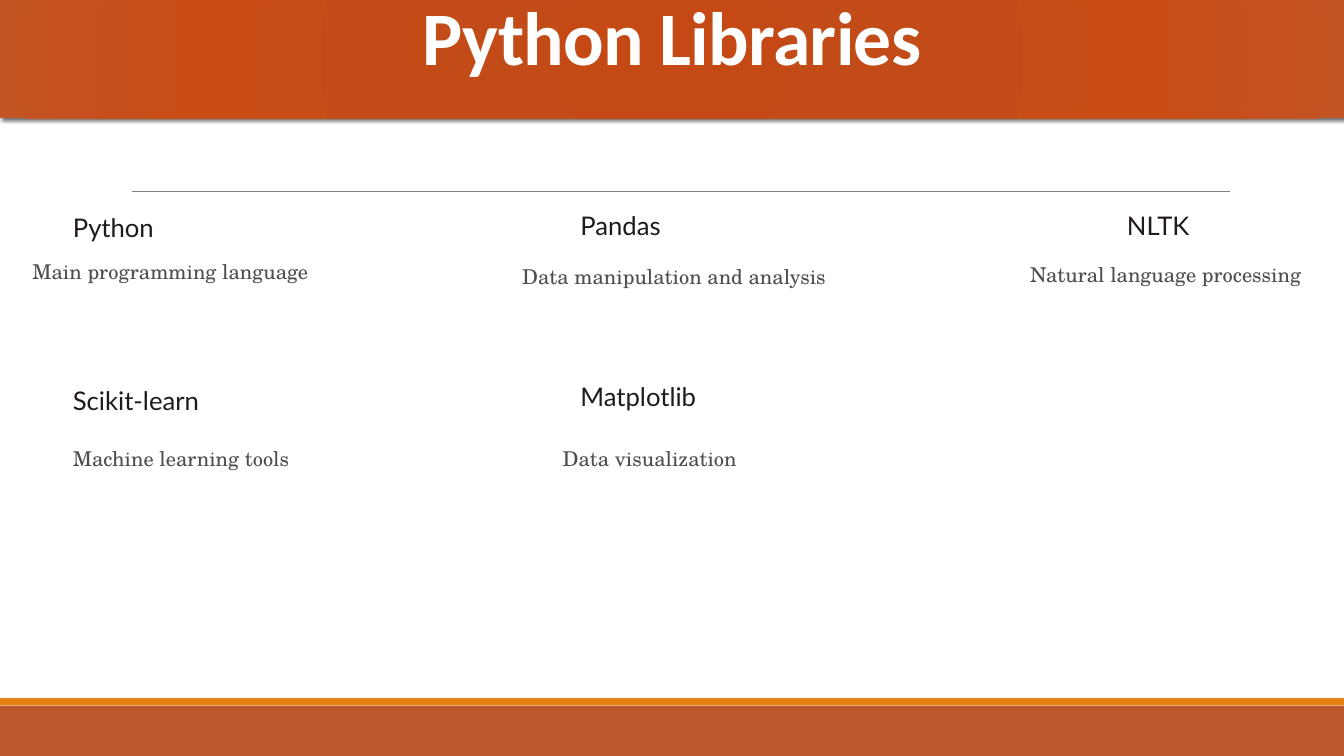
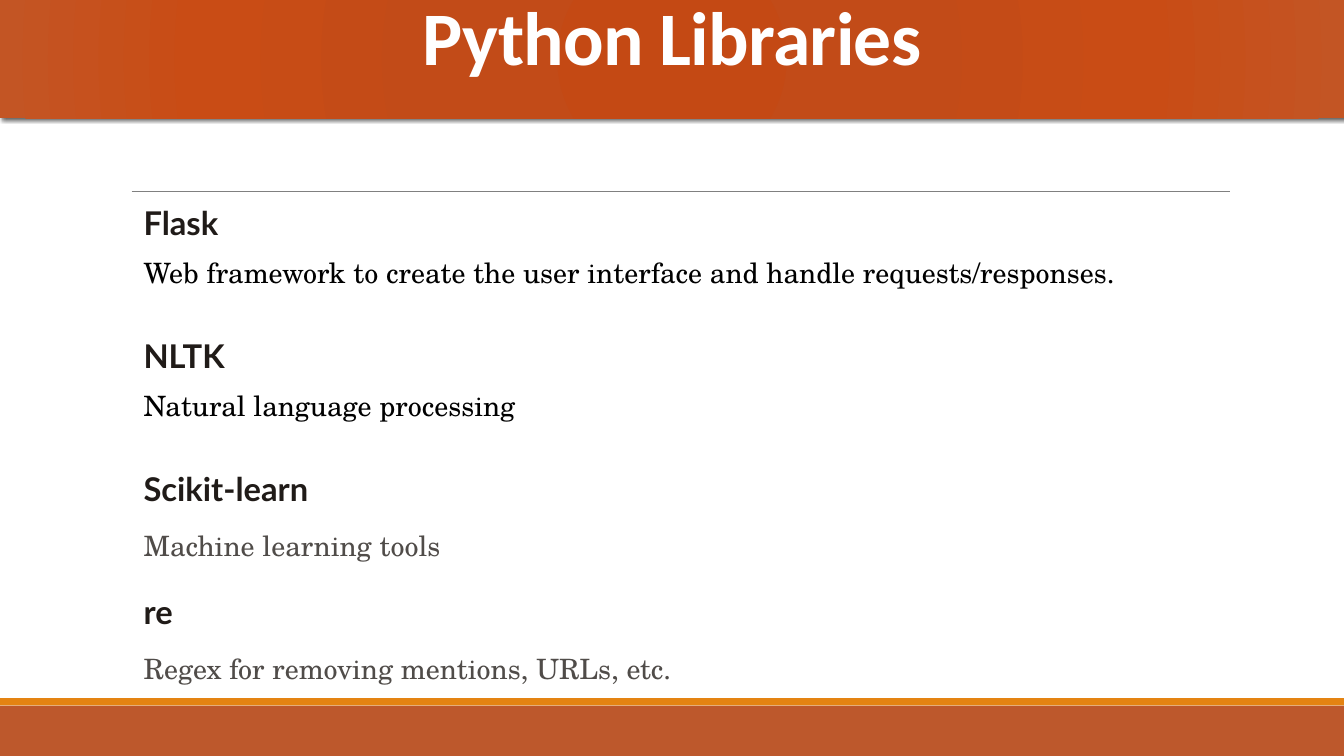
Before and after one commit to kietmcaproject/AI_AI101B_2024-25, a slide deck: slide 8 of GC-03 Sentiment Analysis Of Twitter Data/AI.pptx (slide 10 before the commit). Drawn at 1344x756 pixels with LibreOffice and Linux fonts; fonts in the diff are those of the drawing. Boxes give left, top, right and bottom in pixels: in the first picture for what was removed or moved away, otherwise in the second. Text is boxed around its words. In the diff, an @@ line names an element or a change of style, - is before the commit and + after.

```diff
--- a/GC-03 Sentiment Analysis Of Twitter Data/AI.pptx
+++ b/GC-03 Sentiment Analysis Of Twitter Data/AI.pptx
@@ text at bbox=[144, 210, 219, 236]: text changed; size 22 to 28 pt; bold on @@
-Python
+Flask
@@ text removed at bbox=[580, 216, 660, 236] @@
-Pandas
@@ text at bbox=[144, 262, 1115, 289]: text changed; size 17.5 to 24 pt; text colour #504C49 to #000000 @@
-Main programming language
+Web framework to create the user interface and handle requests/responses.
@@ text removed at bbox=[522, 269, 826, 288] @@
-Data manipulation and analysis
@@ text "NLTK" at bbox=[144, 344, 225, 368]: size 22 to 28 pt, bold on @@
@@ text "NLTK": place and size @@
-text "NLTK" at bbox=[1127, 216, 1189, 235]
+text "NLTK" at bbox=[144, 344, 225, 368]
@@ text "Natural language processing": place and size @@
-text "Natural language processing" at bbox=[1030, 267, 1301, 286]
+text "Natural language processing" at bbox=[144, 395, 515, 422]
@@ text "Natural language processing" at bbox=[144, 395, 515, 422]: size 17.5 to 24 pt, text colour #504C49 to #000000 @@
@@ text removed at bbox=[580, 387, 696, 411] @@
-Matplotlib
@@ table added at bbox=[121, 406, 1230, 444], 1 rows, 1 columns @@
+
@@ text "Scikit-learn": place and size @@
-text "Scikit-learn" at bbox=[73, 391, 199, 411]
+text "Scikit-learn" at bbox=[144, 476, 309, 502]
@@ text "Scikit-learn" at bbox=[144, 476, 309, 502]: size 22 to 28 pt, bold on @@
@@ text removed at bbox=[563, 451, 737, 467] @@
-Data visualization
@@ text "Machine learning tools": place and size @@
-text "Machine learning tools" at bbox=[73, 451, 289, 470]
+text "Machine learning tools" at bbox=[144, 535, 441, 562]
@@ text "Machine learning tools" at bbox=[144, 535, 441, 562]: size 17.5 to 24 pt @@
@@ text added at bbox=[144, 607, 173, 625], 28 pt, text #201B18, bold @@
+re
@@ text added at bbox=[144, 658, 672, 685], 24 pt, text #504C49 @@
+Regex for removing mentions, URLs, etc.
```
Also in this commit, not shown: 3 other slides changed, 3 slides removed.
